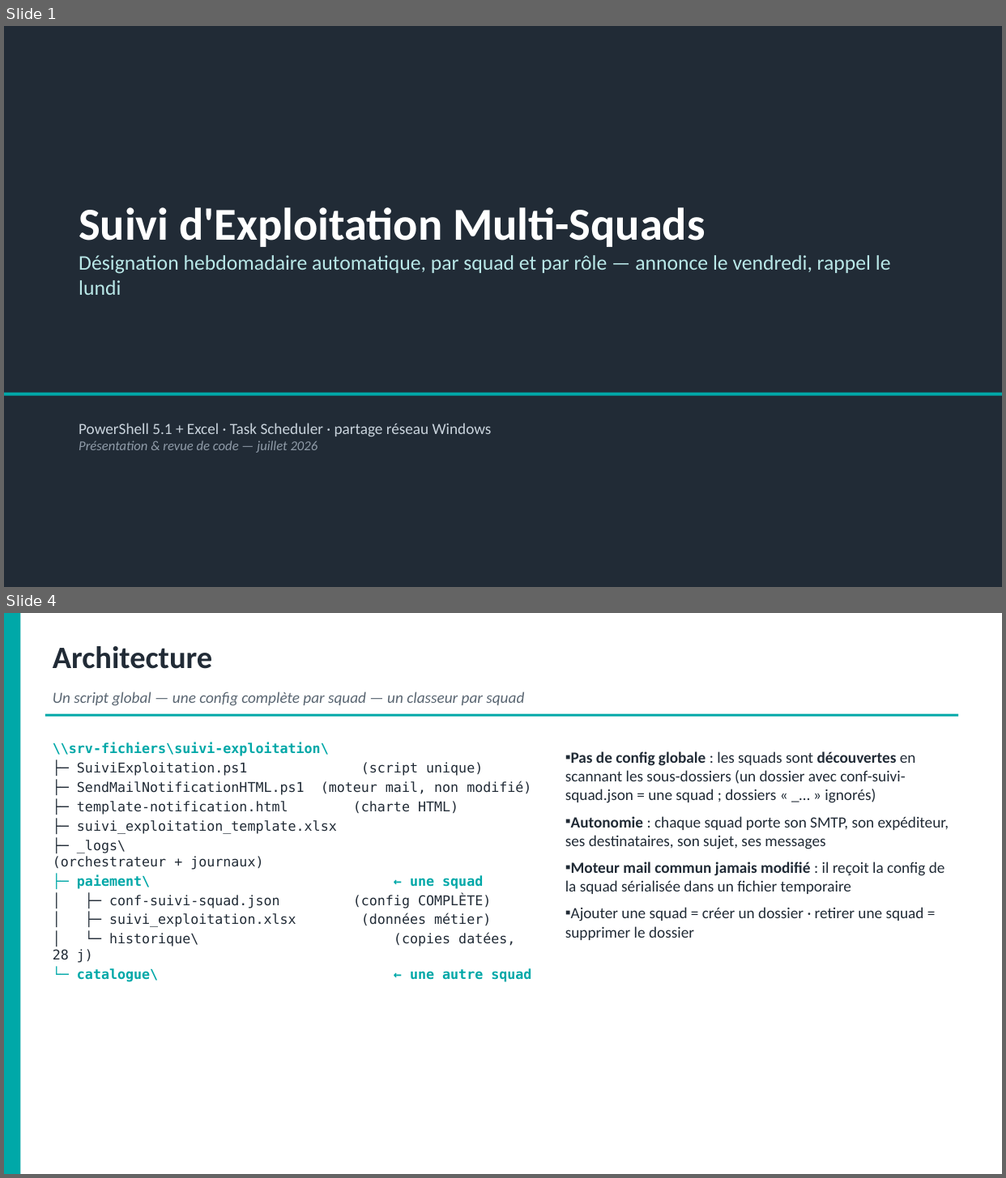
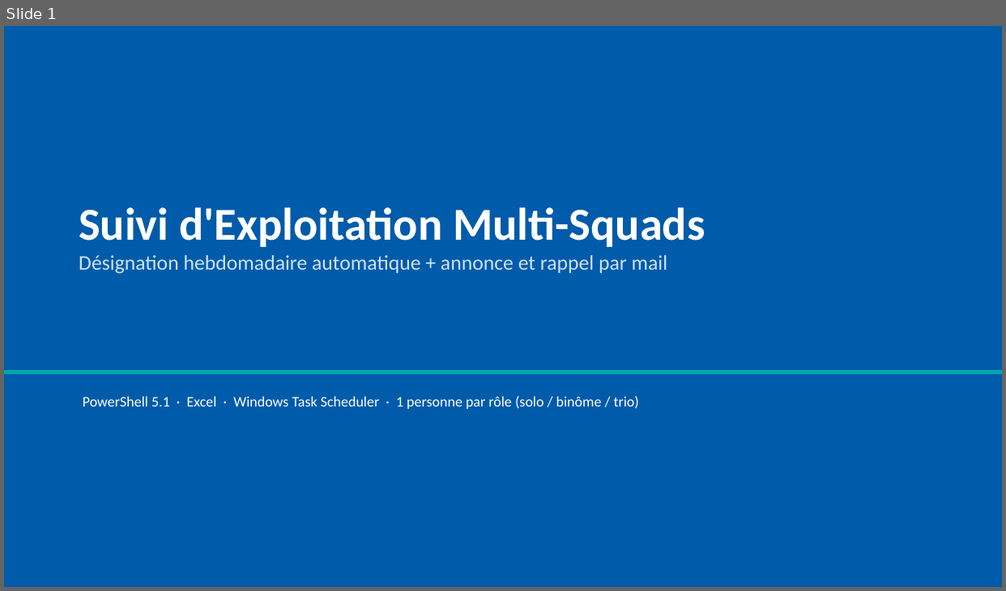
Before and after one commit to lucasyessad/mon_env, a slide deck: docs/Presentation-Suivi-Exploitation.pptx. Shown one above the other, each under a label of ours: slides 1 and 4 before the commit, slide 1 after it; the slides between them are not shown. The pictures are 1006x1178 and 1006x591 pixels, drawn with LibreOffice and Linux fonts; fonts in the diff are those of the drawing. Boxes give left, top, right and bottom in pixels: in the first picture for what was removed or moved away, otherwise in the second. Text is boxed around its words. In the diff, an @@ line names an element or a change of style, - is before the commit and + after.

```diff
--- a/docs/Presentation-Suivi-Exploitation.pptx
+++ b/docs/Presentation-Suivi-Exploitation.pptx
@@ slide 4 removed at bbox=[4, 613, 1002, 1174], background #FFFFFF @@
@@ rectangle removed at bbox=[4, 613, 20, 1174] @@
@@ text removed at bbox=[53, 646, 212, 669] @@
-Architecture
@@ text removed at bbox=[53, 692, 524, 706] @@
-Un script global — une config complète par squad — un classeur par squad
@@ rectangle removed at bbox=[45, 714, 958, 717] @@
@@ text removed at bbox=[53, 742, 531, 982] @@
-\\srv-fichiers\suivi-exploitation\
-├─ SuiviExploitation.ps1 (script unique)
-├─ SendMailNotificationHTML.ps1 (moteur mail, non modifié)
-├─ template-notification.html (charte HTML)
-├─ suivi_exploitation_template.xlsx
-├─ _logs\ (orchestrateur + journaux)
-├─ paiement\ ← une squad
-│ ├─ conf-suivi-squad.json (config COMPLÈTE)
-│ ├─ suivi_exploitation.xlsx (données métier)
-│ └─ historique\ (copies datées, 28 j)
-└─ catalogue\ ← une autre squad
@@ text removed at bbox=[565, 752, 949, 940] @@
-▪ Pas de config globale : les squads sont découvertes en scannant les sous-dossiers (un dossier avec conf-suivi-squad.json = une squad ; dossiers « _… » ignorés)
-▪ Autonomie : chaque squad porte son SMTP, son expéditeur, ses destinataires, son sujet, ses messages
-▪ Moteur mail commun jamais modifié : il reçoit la config de la squad sérialisée dans un fichier temporaire
-▪ Ajouter une squad = créer un dossier · retirer une squad = supprimer le dossier
@@ slide 1 changed as well @@
@@ rectangle at bbox=[4, 26, 1002, 587]: fill #212B36 to #005BAA @@
@@ text at bbox=[79, 255, 668, 274]: text changed; text colour #B9E8E8 to #CFE2F3 @@
-Désignation hebdomadaire automatique, par squad et par rôle — annonce le vendredi, rappel le lundi
+Désignation hebdomadaire automatique + annonce et rappel par mail
@@ rectangle: place and size @@
-rectangle at bbox=[4, 393, 1002, 396]
+rectangle at bbox=[4, 370, 1002, 375]
@@ text at bbox=[83, 396, 639, 409]: text changed; size 15 to 14 pt; text colour #C9D3DC to #FFFFFF @@
-PowerShell 5.1 + Excel · Task Scheduler · partage réseau Windows
-Présentation & revue de code — juillet 2026
+PowerShell 5.1 · Excel · Windows Task Scheduler · 1 personne par rôle (solo / binôme / trio)
```
Also in this commit, not shown: 2 other slides changed, 8 slides added, 9 other slides removed, 7 other files.
